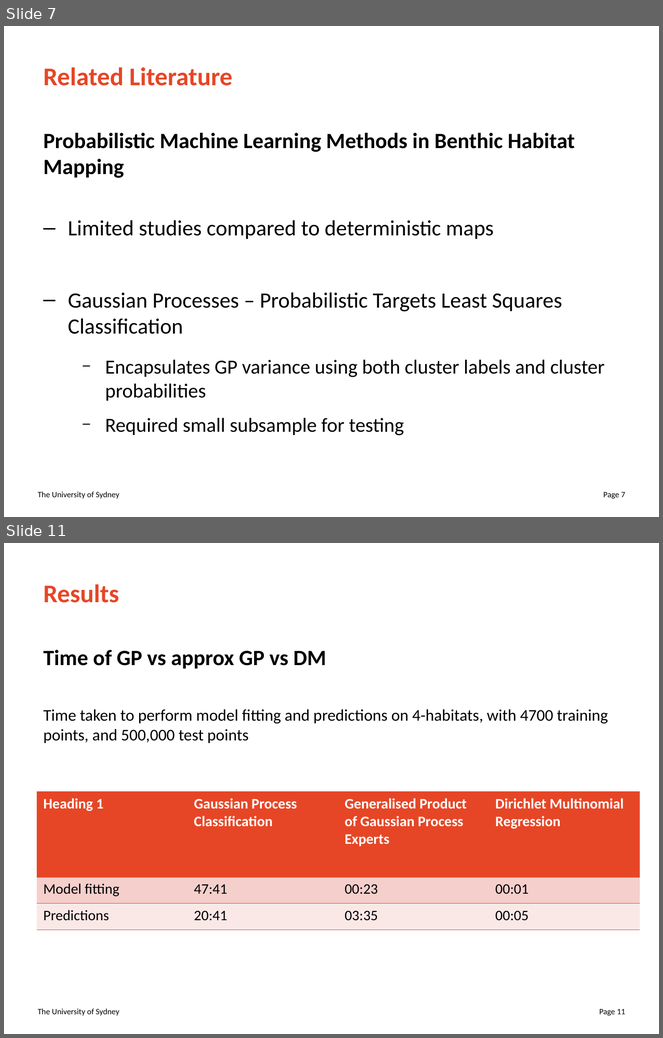
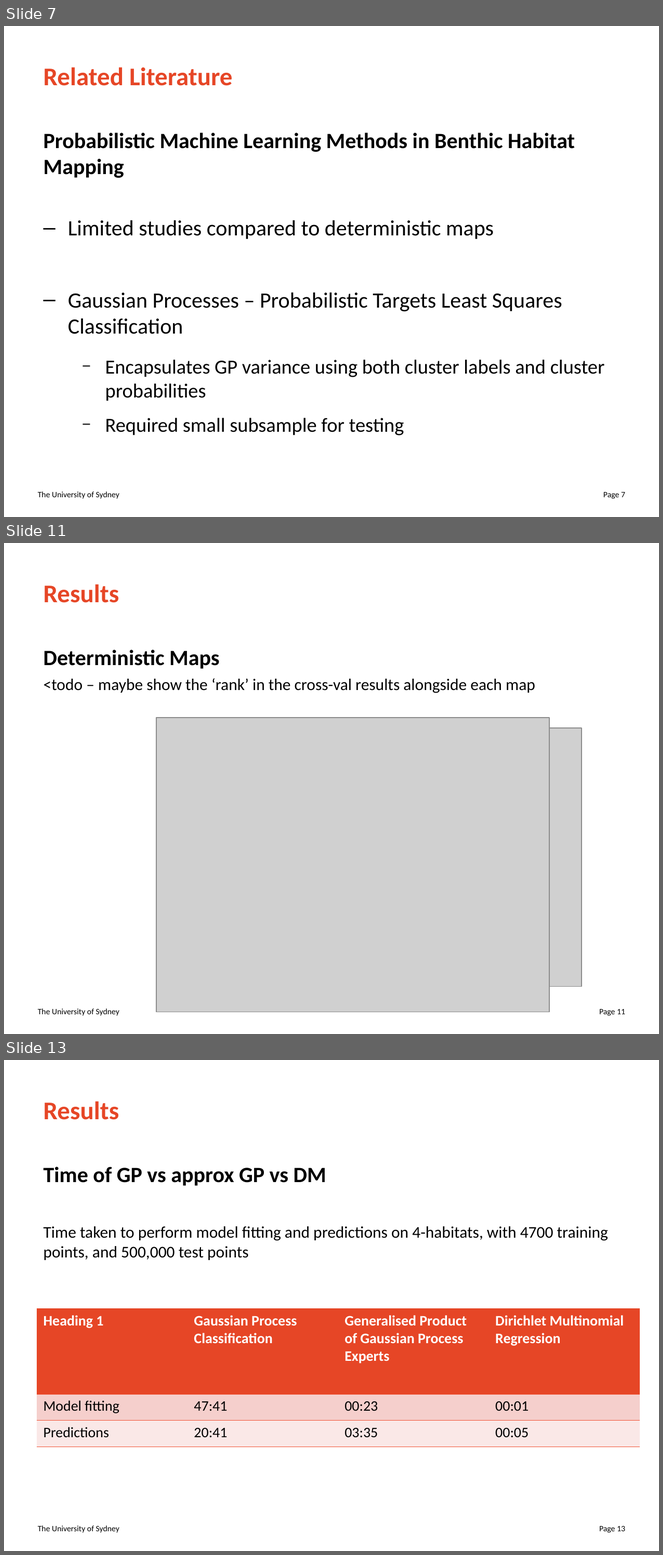
Before and after one commit to juicetin/honours, a slide deck: prez/honours_prez.odp. Shown one above the other, each under a label of ours: slides 7 and 11 before the commit, slides 7, 11 and 13 after it; the slides between them are not shown. The pictures are 663x1038 and 663x1555 pixels, drawn with LibreOffice and Linux fonts; fonts in the diff are those of the drawing; grey boxes stand for pictures. Boxes give left, top, right and bottom in pixels: in the first picture for what was removed or moved away, otherwise in the second. Text is boxed around its words. In the diff, an @@ line names an element or a change of style, - is before the commit and + after.

```diff
--- a/prez/honours_prez.odp
+++ b/prez/honours_prez.odp
@@ slide 11 added at [4, 543, 659, 1034], background #FFFFFF; not listed: 2 template elements that a slide beside it also shows @@
@@ title added at [44, 584, 119, 603], 28 pt, text #E64626, bold @@
+Results
@@ text added at [44, 650, 535, 693], 18 pt, text #000000 @@
+Deterministic Maps
+<todo – maybe show the ‘rank’ in the cross-val results alongside each map
@@ picture added at [157, 718, 550, 1013] @@
@@ picture added at [550, 728, 582, 987] @@
@@ what was slide 11 is now slide 13 @@
@@ page number at [599, 1526, 625, 1533]: text changed @@
-Page 11
+Page 13
```
Also in this commit, not shown: 5 slides changed, 2 other slides added, 1 slide removed, 1 other file.
